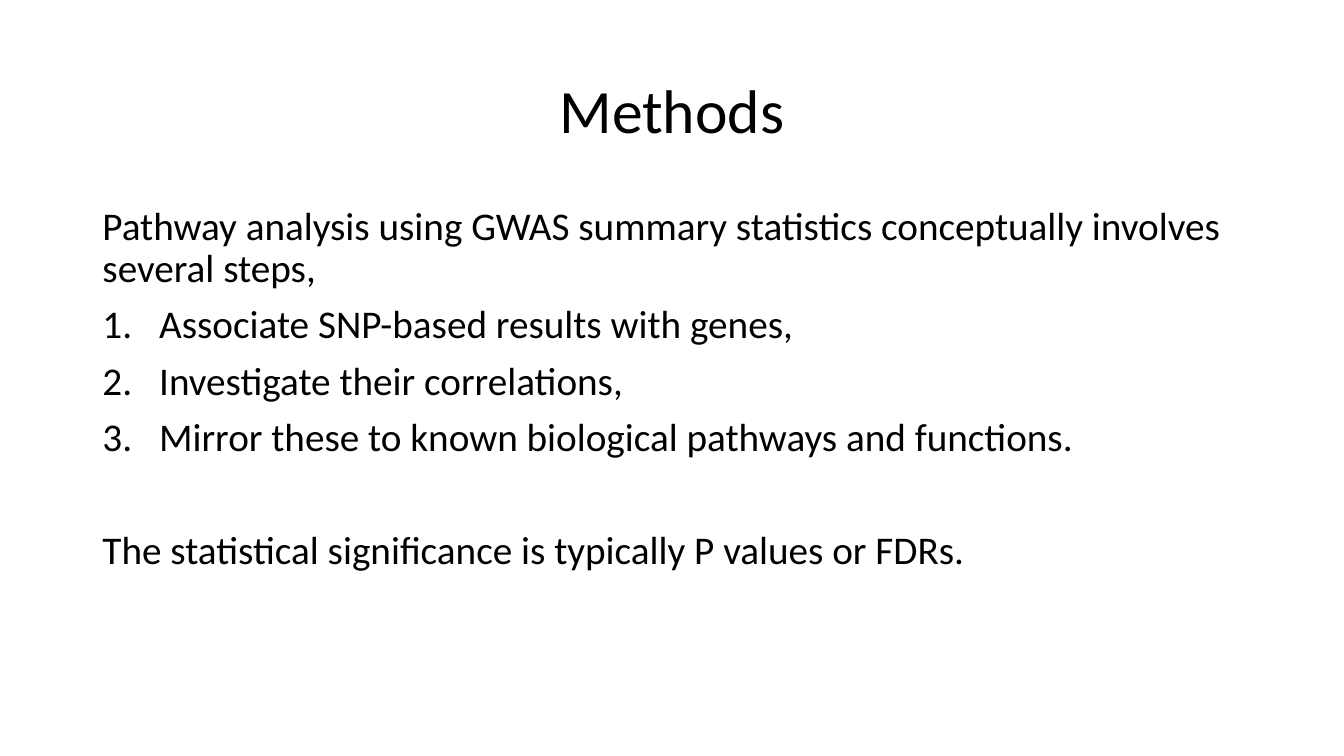
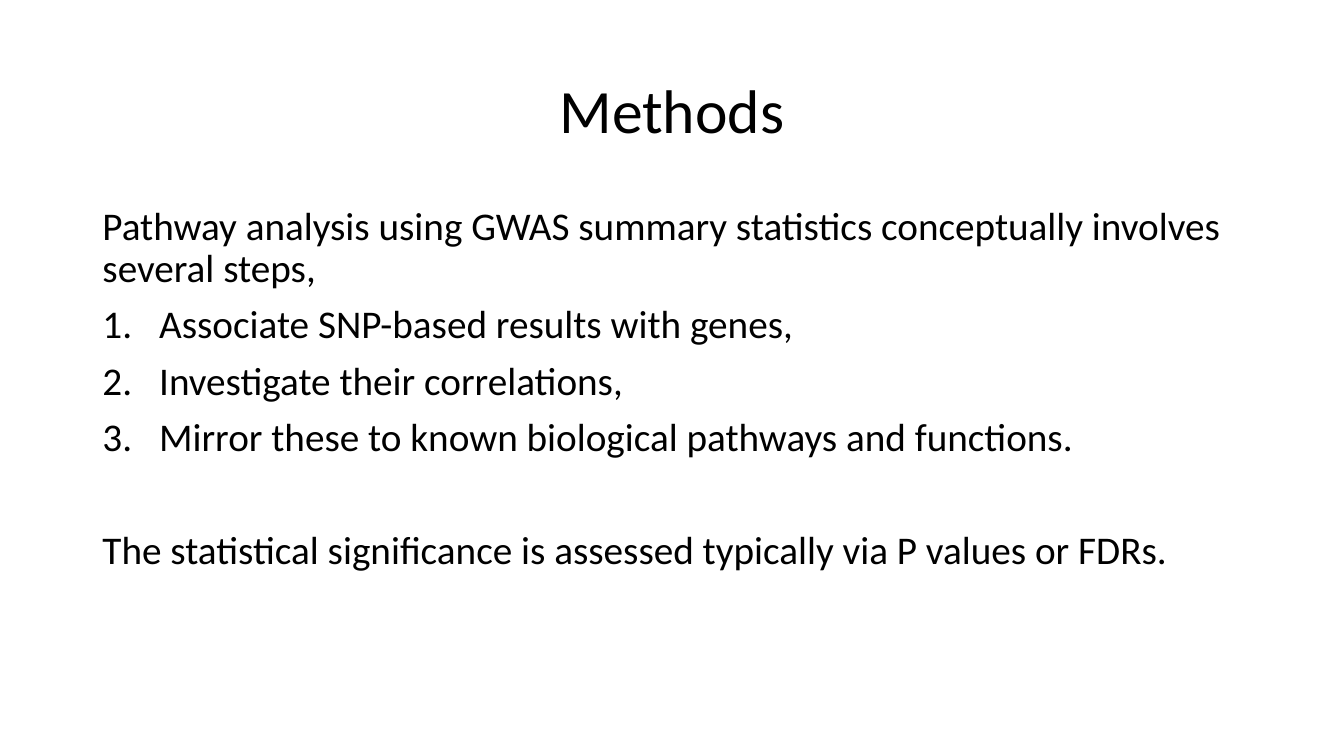
Before and after one commit to jinghuazhao/PW-pipeline, a slide deck: slide 2 of README.pptx. Drawn at 1344x756 pixels with LibreOffice and Linux fonts; fonts in the diff are those of the drawing. Boxes give left, top, right and bottom in pixels: in the first picture for what was removed or moved away, otherwise in the second. Text is boxed around its words. In the diff, an @@ line names an element or a change of style, - is before the commit and + after.

Commit message:
README

```diff
--- a/README.pptx
+++ b/README.pptx
@@ text at [102,536,1167,571]: text changed @@
-The statistical significance is typically P values or FDRs.
+The statistical significance is assessed typically via P values or FDRs.
```
